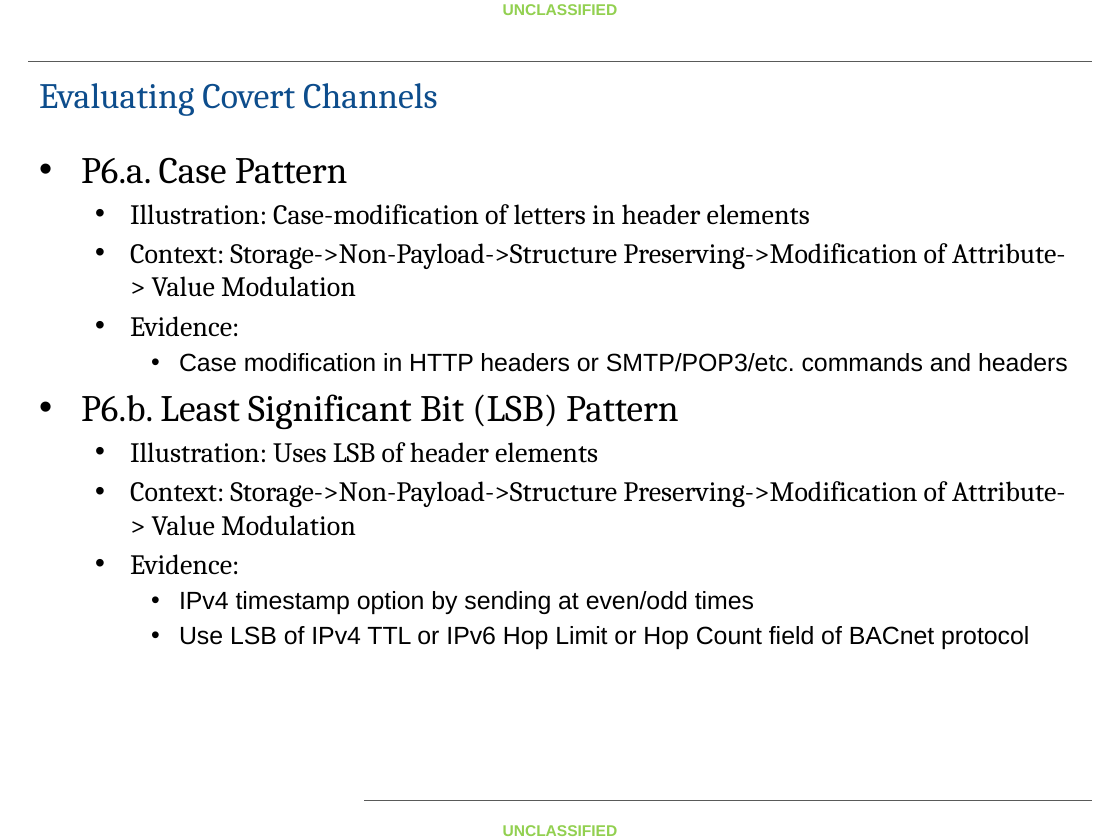
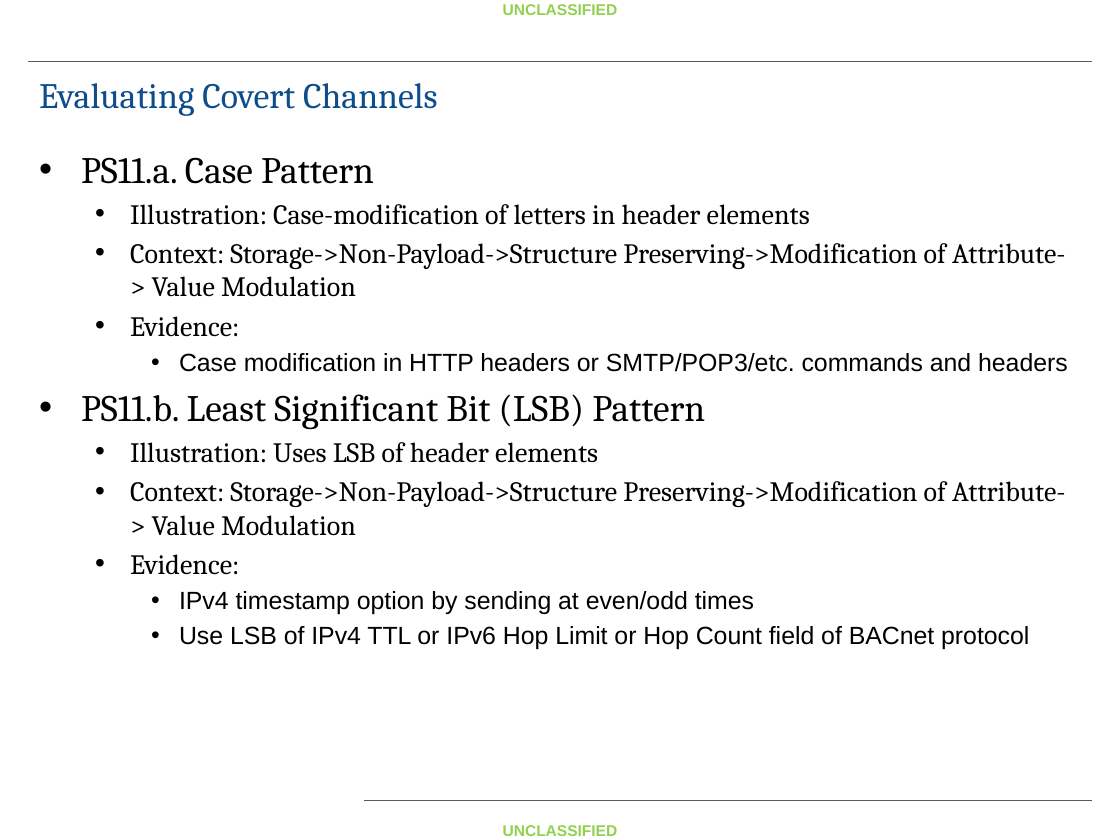
Before and after one commit to fitzgeralddaniel/CovertChannelClass, a slide deck: slide 12 of Handout/Covert Channel Lecture Whitepaper Slides.pptx. Drawn at 1120x840 pixels with LibreOffice and Linux fonts; fonts in the diff are those of the drawing; background and template pictures are left out. Boxes give left, top, right and bottom in pixels: in the first picture for what was removed or moved away, otherwise in the second. Text is boxed around its words. In the diff, an @@ line names an element or a change of style, - is before the commit and + after.

```diff
--- a/Handout/Covert Channel Lecture Whitepaper Slides.pptx
+++ b/Handout/Covert Channel Lecture Whitepaper Slides.pptx
@@ text at (81, 157, 374, 184): text changed @@
-• P6.a. Case Pattern
+• PS11.a. Case Pattern
@@ text at (81, 394, 705, 430): text changed @@
-• P6.b. Least Significant Bit (LSB) Pattern
+• PS11.b. Least Significant Bit (LSB) Pattern
```
Also in this commit, not shown: 17 other slides changed, 13 slides added, 2 slides removed, 13 other files.
